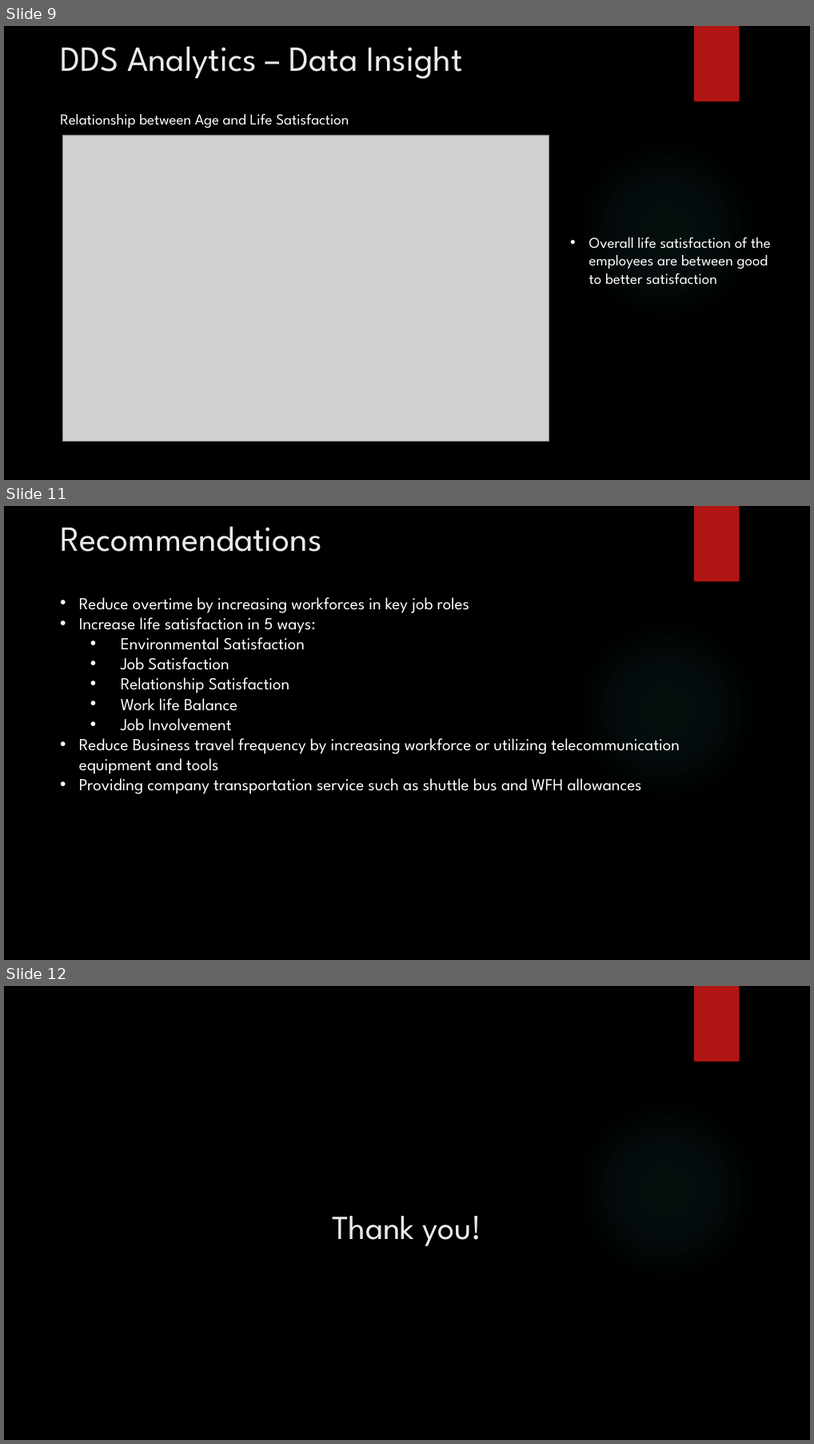
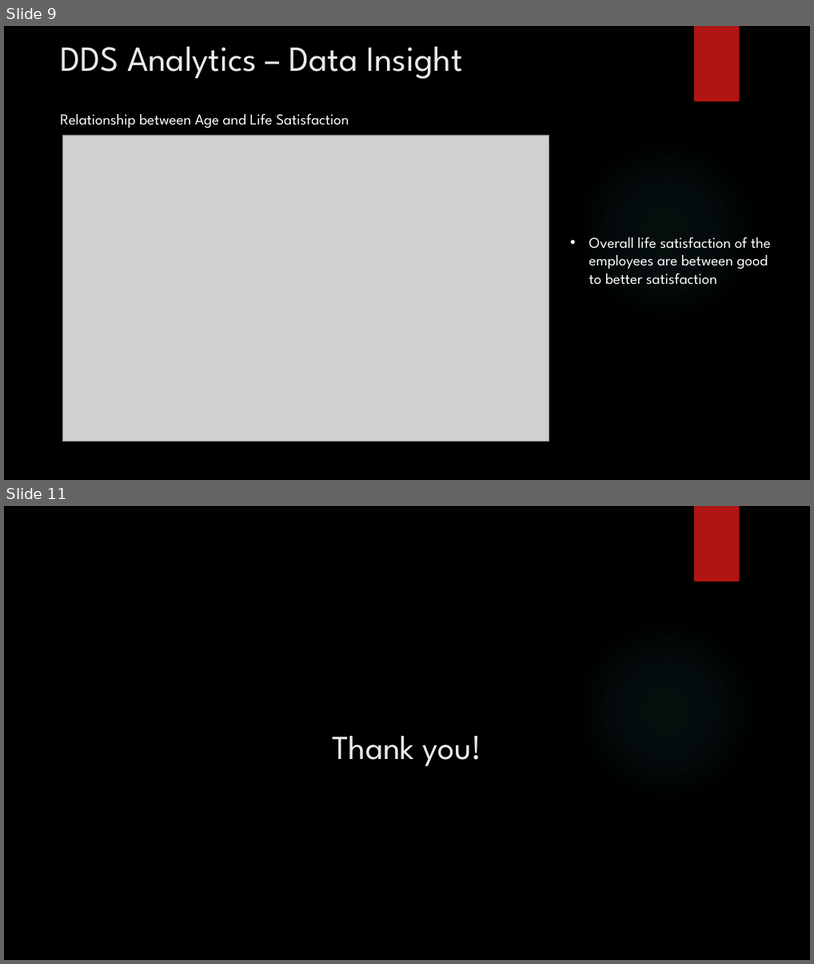
Before and after one commit to HammerLynch/MSDS6306_Case_Study_2, a slide deck: Presentation/DDSAnalytics_2.pptx. Shown one above the other, each under a label of ours: slides 9, 11 and 12 before the commit, slides 9 and 11 after it; the slides between them are not shown. The pictures are 814x1444 and 814x964 pixels, drawn with LibreOffice and Linux fonts; fonts in the diff are those of the drawing; grey boxes stand for pictures; background and template pictures are left out. Boxes give left, top, right and bottom in pixels: in the first picture for what was removed or moved away, otherwise in the second. Text is boxed around its words. In the diff, an @@ line names an element or a change of style, - is before the commit and + after.

```diff
--- a/Presentation/DDSAnalytics_2.pptx
+++ b/Presentation/DDSAnalytics_2.pptx
@@ slide 11 removed at (x1=4, y1=506, x2=810, y2=960), background picture (left out); not listed: 2 template elements that a slide beside it also shows @@
@@ title removed at (x1=61, y1=526, x2=322, y2=552) @@
-Recommendations
@@ text removed at (x1=79, y1=597, x2=680, y2=794) @@
-• Reduce overtime by increasing workforces in key job roles
-• Increase life satisfaction in 5 ways:
-  • Environmental Satisfaction
-  • Job Satisfaction
-  • Relationship Satisfaction
-  • Work life Balance
-  • Job Involvement
-• Reduce Business travel frequency by increasing workforce or utilizing telecommunication equipment and tools
-• Providing company transportation service such as shuttle bus and WFH allowances
@@ what was slide 12 is now slide 11 @@
```
Also in this commit, not shown: 1 slide changed.
